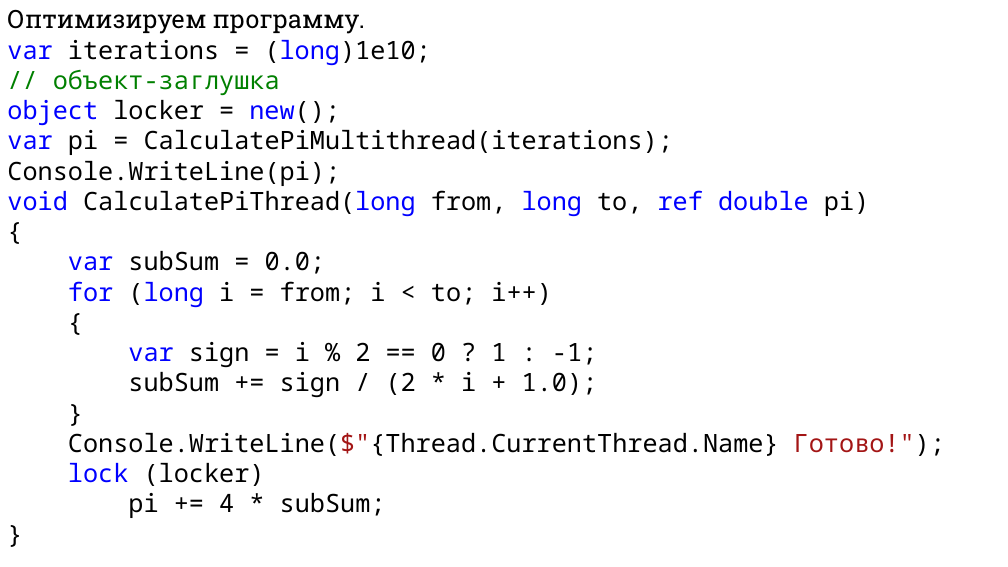
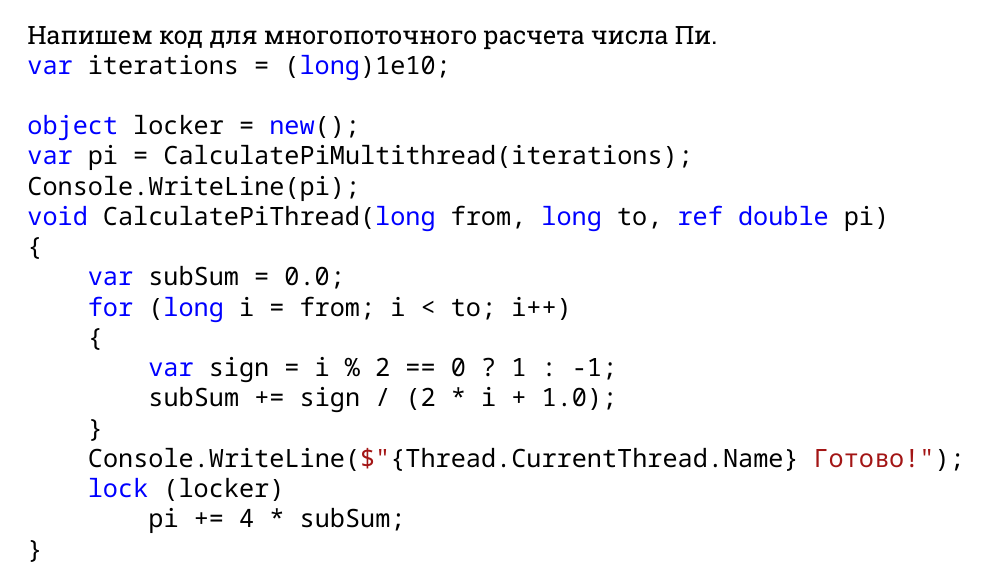
Before and after one commit to DaniilKlyukin/ITiP-3, a slide deck: slide 25 of Лекции/ИТиП 3 лек 5.pptx (slide 24 before the commit). Drawn at 1008x567 pixels with LibreOffice and Linux fonts; fonts in the diff are those of the drawing. Boxes give left, top, right and bottom in pixels: in the first picture for what was removed or moved away, otherwise in the second. Text is boxed around its words. In the diff, an @@ line names an element or a change of style, - is before the commit and + after.

```diff
--- a/Лекции/ИТиП 3 лек 5.pptx
+++ b/Лекции/ИТиП 3 лек 5.pptx
@@ text "Напишем код для многопоточного расчета ...": place and size @@
-text "Напишем код для многопоточного расчета ..." at bbox=[7, 9, 945, 518]
+text "Напишем код для многопоточного расчета ..." at bbox=[27, 26, 965, 533]
@@ text at bbox=[27, 26, 718, 49]: text changed @@
-Оптимизируем программу.
+Напишем код для многопоточного расчета числа Пи.
@@ text at bbox=[53, 70, 280, 95]: paragraph removed @@
-// объект-заглушка
```
Also in this commit, not shown: 15 other slides changed, 23 slides added, 8 slides removed.
